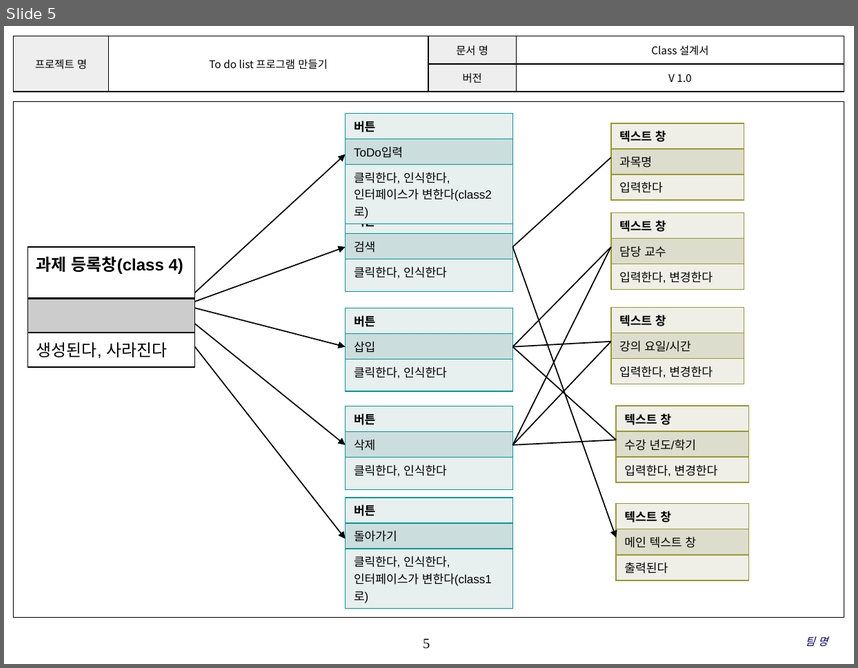
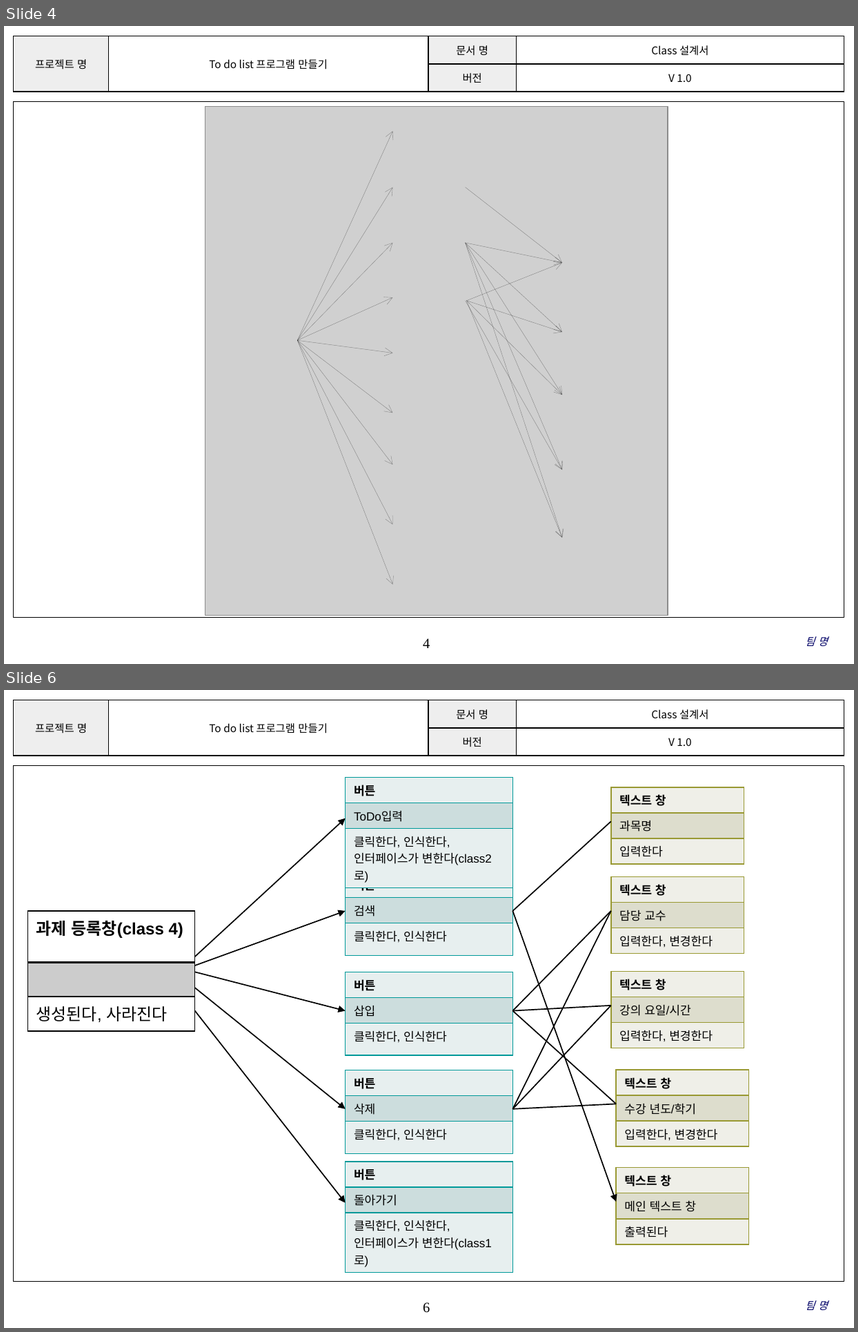
Before and after one commit to SE-admin/9, a slide deck: doc/3_ 설계서/Class Design_9_pigeon.pptx. Shown one above the other, each under a label of ours: slide 5 before the commit, slides 4 and 6 after it; the slides between them are not shown. The pictures are 858x668 and 858x1332 pixels, drawn with LibreOffice and Linux fonts; fonts in the diff are those of the drawing; grey boxes stand for pictures; background and template pictures are left out. Boxes give left, top, right and bottom in pixels: in the first picture for what was removed or moved away, otherwise in the second. Text is boxed around its words. In the diff, an @@ line names an element or a change of style, - is before the commit and + after.

```diff
--- a/doc/3_ 설계서/Class Design_9_pigeon.pptx
+++ b/doc/3_ 설계서/Class Design_9_pigeon.pptx
@@ slide 4 added at (4,26,854,664), background #FFFFFF; not listed: 3 template elements that a slide beside it also shows @@
@@ picture added at (205,107,668,615) @@
@@ arrow added from (297, 341) to (392, 131), #000000 0.25 pt @@
@@ arrow added from (297, 341) to (392, 187), #000000 0.25 pt @@
@@ arrow added from (466, 187) to (562, 262), #000000 0.25 pt @@
@@ arrow added from (297, 341) to (392, 243), #000000 0.25 pt @@
@@ arrow added from (466, 243) to (562, 262), #000000 0.25 pt @@
@@ arrow added from (466, 243) to (562, 332), #000000 0.25 pt @@
@@ arrow added from (466, 243) to (562, 395), #000000 0.25 pt @@
@@ arrow added from (466, 243) to (562, 470), #000000 0.25 pt @@
@@ arrow added from (466, 243) to (562, 537), #000000 0.25 pt @@
@@ arrow added from (466, 301) to (562, 262), #000000 0.25 pt @@
@@ arrow added from (297, 341) to (392, 297), #000000 0.25 pt @@
@@ arrow added from (466, 301) to (562, 470), #000000 0.25 pt @@
@@ arrow added from (466, 301) to (562, 332), #000000 0.25 pt @@
@@ arrow added from (466, 301) to (562, 395), #000000 0.25 pt @@
@@ arrow added from (466, 301) to (562, 537), #000000 0.25 pt @@
@@ arrow added from (297, 341) to (392, 352), #000000 0.25 pt @@
@@ arrow added from (297, 341) to (392, 413), #000000 0.25 pt @@
@@ arrow added from (297, 341) to (392, 465), #000000 0.25 pt @@
@@ arrow added from (297, 341) to (392, 524), #000000 0.25 pt @@
@@ arrow added from (297, 341) to (392, 584), #000000 0.25 pt @@
@@ text added at (805,637,828,646), 9 pt, text #000066, italic @@
+팀 명
@@ what was slide 5 is now slide 6 @@
@@ page number at (423,1302,430,1312): text changed @@
-5
+6
```
Also in this commit, not shown: 1 other slide added, 1 slide removed.
